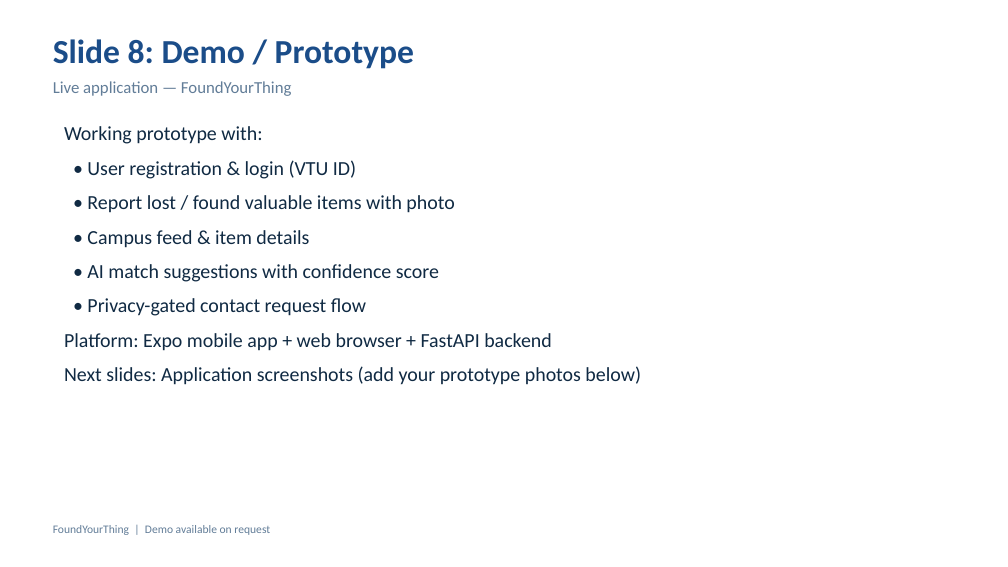
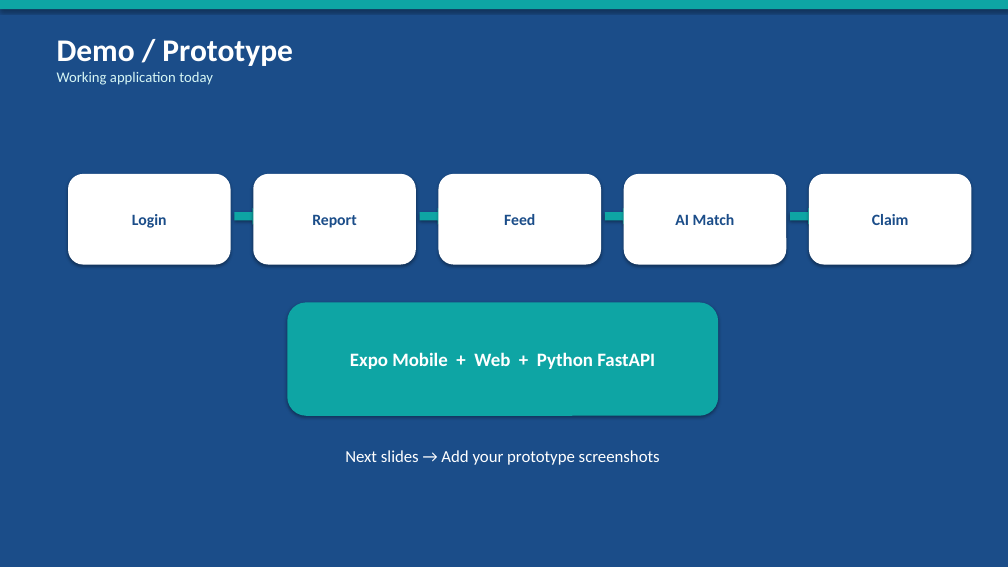
Before and after one commit to sainihalmeda-ai/FoundYourThing, a slide deck: slide 8 of docs/FoundYourThing_IdeaQuest2026.pptx. Drawn at 1008x567 pixels with LibreOffice and Linux fonts; fonts in the diff are those of the drawing. Boxes give left, top, right and bottom in pixels: in the first picture for what was removed or moved away, otherwise in the second. Text is boxed around its words. In the diff, an @@ line names an element or a change of style, - is before the commit and + after.

```diff
--- a/docs/FoundYourThing_IdeaQuest2026.pptx
+++ b/docs/FoundYourThing_IdeaQuest2026.pptx
@@ background #FFFFFF to #1B4D89 @@
@@ rectangle added at bbox=[0, 0, 1008, 9], fill #0EA5A4 @@
@@ text at bbox=[57, 40, 292, 85]: text changed; size 16 to 14 pt; text colour #627D98 to #D6F6F5 @@
-Slide 8: Demo / Prototype
-Live application — FoundYourThing
+Demo / Prototype
+Working application today
@@ text removed at bbox=[64, 126, 641, 385] @@
-Working prototype with:
-• User registration & login (VTU ID)
-• Report lost / found valuable items with photo
-• Campus feed & item details
-• AI match suggestions with confidence score
-• Privacy-gated contact request flow
-Platform: Expo mobile app + web browser + FastAPI backend
-Next slides: Application screenshots (add your prototype photos below)
@@ rounded rectangle added at bbox=[68, 174, 231, 265], fill #FFFFFF, 15 pt, text #1B4D89, bold @@
+Login
@@ rounded rectangle added at bbox=[253, 174, 416, 265], fill #FFFFFF, 15 pt, text #1B4D89, bold @@
+Report
@@ rounded rectangle added at bbox=[439, 174, 601, 265], fill #FFFFFF, 15 pt, text #1B4D89, bold @@
+Feed
@@ rounded rectangle added at bbox=[624, 174, 786, 265], fill #FFFFFF, 15 pt, text #1B4D89, bold @@
+AI Match
@@ rounded rectangle added at bbox=[809, 174, 972, 265], fill #FFFFFF, 15 pt, text #1B4D89, bold @@
+Claim
@@ right arrow added at bbox=[234, 208, 261, 225], fill #0EA5A4 @@
@@ right arrow added at bbox=[420, 208, 446, 225], fill #0EA5A4 @@
@@ right arrow added at bbox=[605, 208, 631, 225], fill #0EA5A4 @@
@@ right arrow added at bbox=[790, 208, 817, 225], fill #0EA5A4 @@
@@ rounded rectangle added at bbox=[287, 302, 718, 416], fill #0EA5A4, 18 pt, text #FFFFFF, bold @@
+Expo Mobile + Web + Python FastAPI
@@ text added at bbox=[345, 450, 660, 465], 16 pt, text #FFFFFF @@
+Next slides → Add your prototype screenshots
@@ text removed at bbox=[53, 525, 270, 535] @@
-FoundYourThing | Demo available on request
```
Also in this commit, not shown: 7 other slides changed, 2 slides added, 2 slides removed, 1 other file.
